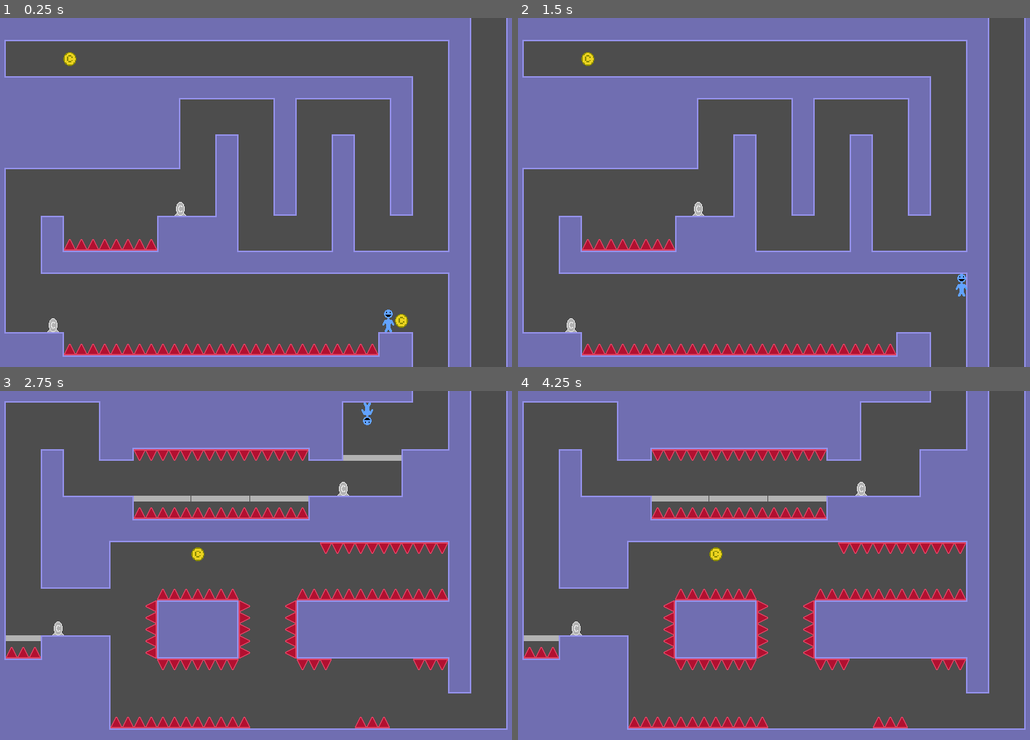
Above: before the commit, frames 1-4 (two rows, left to right).
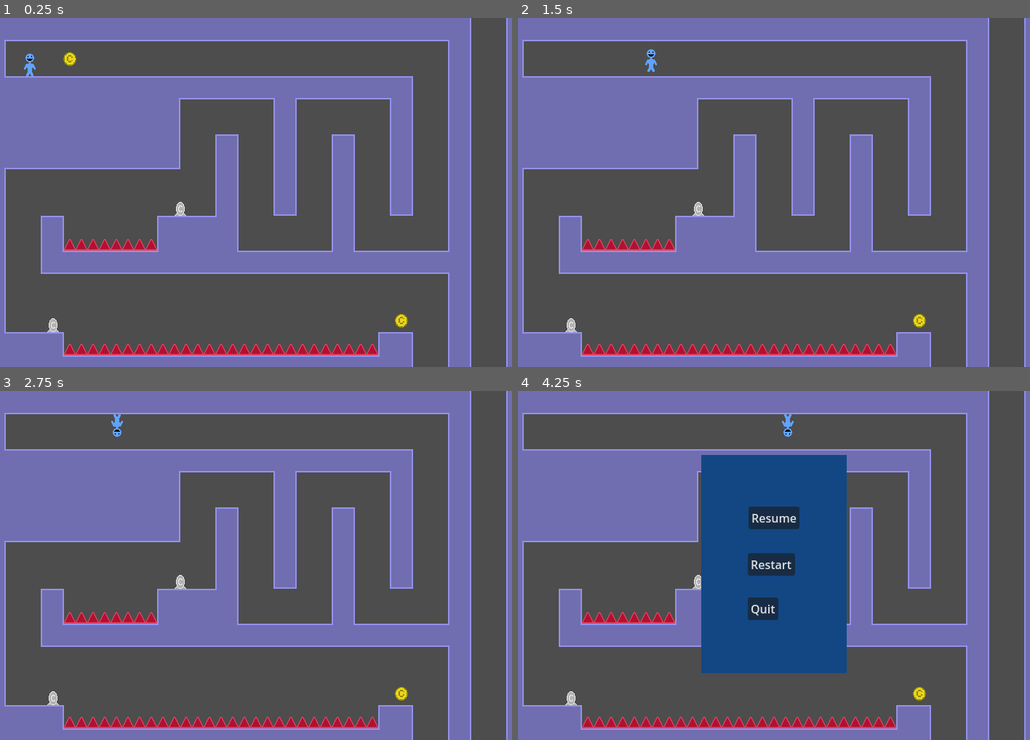
Above: after the commit, the same moments.

Repository: jakemeinershagen/WWW
Game: Godot game, scene res://scenes/world.tscn
Two runs of this game, one before a commit and one after it. Both use one fixed random seed, a clock stepped at 60 frames per second and the inputs below.
Inputs:
- Up to frame 1 (0.25 s): no input
- Up to frame 2 (1.5 s): tap Enter at 0.5 s; hold D (right) from 0.53 s (still down); tap W (switch_gravity) at 0.6, 1.35 s
- Up to frame 3 (2.75 s): release D (right) at 2.03 s; hold A (left) from 2.03 s (still down); tap W (switch_gravity) at 2.1 s
- Up to frame 4 (4.25 s): release A (left) at 2.78 s; hold D (right) from 2.78 s (still down); tap W (switch_gravity) at 2.85, 3.6 s; tap P (pause, bound only after the commit) at 4.15 s

The runs differ from the first frame. In frame 1, 0.2% of the frame differs, in the area x 4-77%, y 10-90%; in frame 2, 0.3%; in frame 3, 41%; in frame 4, 50%, in the area x 0-100%, y 0-100%.

Commit message:
add pause menu

Diff:
--- a/project.godot
+++ b/project.godot
@@ -46,6 +46,12 @@
 , Object(InputEventKey,"resource_local_to_scene":false,"resource_name":"","device":-1,"window_id":0,"alt_pressed":false …(182 unchanged characters)…
 ]
 }
+pause={
+"deadzone": 0.5,
+"events": [Object(InputEventKey,"resource_local_to_scene":false,"resource_name":"","device":-1,"window_id":0,"alt_pressed":false,"shift_pressed":false,"ctrl_pressed":false,"meta_pressed":false,"pressed":false,"keycode":0,"physical_keycode":80,"key_label":0,"unicode":112,"location":0,"echo":false,"script":null)
+, Object(InputEventKey,"resource_local_to_scene":false,"resource_name":"","device":-1,"window_id":0,"alt_pressed":false,"shift_pressed":false,"ctrl_pressed":false,"meta_pressed":false,"pressed":false,"keycode":0,"physical_keycode":4194305,"key_label":0,"unicode":0,"location":0,"echo":false,"script":null)
+]
+}
 
 [layer_names]
 
--- /dev/null
+++ b/scenes/ui.tscn
@@ -0,0 +1,103 @@
+[gd_scene load_steps=2 format=3 uid="uid://caq7agcqkvqy4"]
+
+[ext_resource type="Script" path="res://scripts/ui.gd" id="1_ion4v"]
+
+[node name="UI" type="CanvasLayer"]
+process_mode = 3
+script = ExtResource("1_ion4v")
+
+[node name="ResultText" type="Control" parent="."]
+visible = false
+layout_mode = 3
+anchors_preset = 15
+anchor_right = 1.0
+anchor_bottom = 1.0
+grow_horizontal = 2
+grow_vertical = 2
+
+[node name="Label" type="Label" parent="ResultText"]
+layout_mode = 1
+anchors_preset = 5
+anchor_left = 0.5
+anchor_right = 0.5
+offset_left = -30.0
+offset_top = 56.0
+offset_right = 30.0
+offset_bottom = 144.0
+grow_horizontal = 2
+theme_override_font_sizes/font_size = 64
+text = "
+"
+
+[node name="PauseMenu" type="Control" parent="."]
+visible = false
+layout_mode = 3
+anchors_preset = 8
+anchor_left = 0.5
+anchor_top = 0.5
+anchor_right = 0.5
+anchor_bottom = 0.5
+offset_left = -100.0
+offset_top = -152.0
+offset_right = 100.0
+offset_bottom = 148.0
+grow_horizontal = 2
+grow_vertical = 2
+
+[node name="ColorRect" type="ColorRect" parent="PauseMenu"]
+layout_mode = 1
+anchors_preset = 15
+anchor_right = 1.0
+anchor_bottom = 1.0
+grow_horizontal = 2
+grow_vertical = 2
+color = Color(0.0730591, 0.278855, 0.519531, 1)
+
+[node name="Resume" type="Button" parent="PauseMenu"]
+layout_mode = 1
+anchors_preset = 8
+anchor_left = 0.5
+anchor_top = 0.5
+anchor_right = 0.5
+anchor_bottom = 0.5
+offset_left = -35.0
+offset_top = -79.0
+offset_right = 35.0
+offset_bottom = -48.0
+grow_horizontal = 2
+grow_vertical = 2
+text = "Resume"
+
+[node name="Quit" type="Button" parent="PauseMenu"]
+layout_mode = 1
+anchors_preset = 8
+anchor_left = 0.5
+anchor_top = 0.5
+anchor_right = 0.5
+anchor_bottom = 0.5
+offset_left = -36.0
+offset_top = 46.0
+offset_right = 6.0
+offset_bottom = 77.0
+grow_horizontal = 2
+grow_vertical = 2
+text = "Quit"
+
+[node name="Restart" type="Button" parent="PauseMenu"]
+layout_mode = 1
+anchors_preset = 8
+anchor_left = 0.5
+anchor_top = 0.5
+anchor_right = 0.5
+anchor_bottom = 0.5
+offset_left = -36.0
+offset_top = -15.0
+offset_right = 29.0
+offset_bottom = 16.0
+grow_horizontal = 2
+grow_vertical = 2
+text = "Restart"
+
+[connection signal="button_up" from="PauseMenu/Resume" to="." method="_on_resume_button_up"]
+[connection signal="button_up" from="PauseMenu/Quit" to="." method="_on_quit_button_up"]
+[connection signal="button_up" from="PauseMenu/Restart" to="." method="_on_restart_button_up"]
--- a/scenes/world.tscn
+++ b/scenes/world.tscn
@@ -8,6 +8,7 @@
 [ext_resource type="PackedScene" uid="uid://e5y31830xll8" path="res://scenes/coin.tscn" id="5_5k81n"]
 [ext_resource type="PackedScene" uid="uid://bxp3u2rk4qm4l" path="res://scenes/room_changer.tscn" id="6_l4yb3"]
 [ext_resource type="AudioStream" uid="uid://xj5cn24nlwrk" path="res://assets/Juhani Junkala [Retro Game Music Pack] Title Screen.wav" id="8_o1ds1"]
+[ext_resource type="PackedScene" uid="uid://caq7agcqkvqy4" path="res://scenes/ui.tscn" id="9_pn1ca"]
 
 [sub_resource type="TileMapPattern" id="TileMapPattern_vd7kw"]
 tile_data = PackedInt32Array(0, 65536, 0, 4, 131072, 1)
@@ -87,7 +88,7 @@
 tile_set = SubResource("TileSet_x7hqo")
 
 [node name="Player" parent="." instance=ExtResource("2_gbbop")]
-position = Vector2(542, 395)
+position = Vector2(49, 57)
 
 [node name="Cameras" type="Node" parent="."]
 script = ExtResource("3_ola1x")
@@ -196,3 +197,5 @@
 stream = ExtResource("8_o1ds1")
 volume_db = -19.676
 autoplay = true
+
+[node name="UI" parent="." instance=ExtResource("9_pn1ca")]
--- /dev/null
+++ b/scripts/ui.gd
@@ -0,0 +1,23 @@
+extends CanvasLayer
+
+func toggle_pause():
+	get_tree().paused = not get_tree().paused
+	$PauseMenu.visible = not $PauseMenu.visible
+
+# Called every frame. 'delta' is the elapsed time since the previous frame.
+func _process(_delta: float) -> void:
+	if Input.is_action_just_released("pause"):
+		toggle_pause()
+
+
+func _on_resume_button_up() -> void:
+	toggle_pause()
+
+
+func _on_quit_button_up() -> void:
+	get_tree().quit()
+
+
+func _on_restart_button_up() -> void:
+	toggle_pause()
+	get_tree().reload_current_scene()
Not shown: 1 places in scenes/world.tscn that only renumber resources
